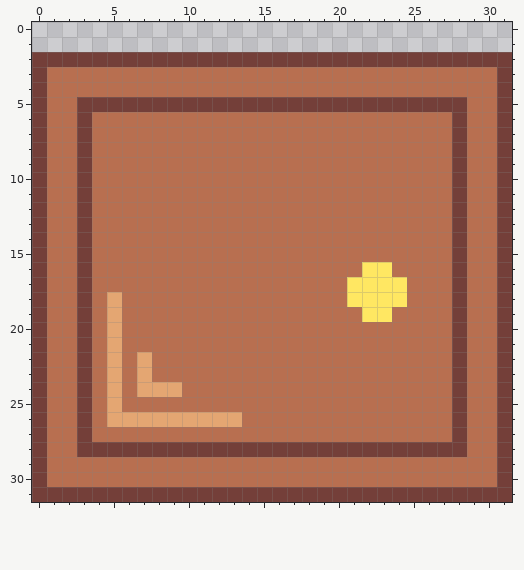
Two states of a pixel-art sprite, Assets/Sprites/Doors/doorHorOpRight1.png. The first picture shows the starting point.
The file is 32x32 pixels.
The result:
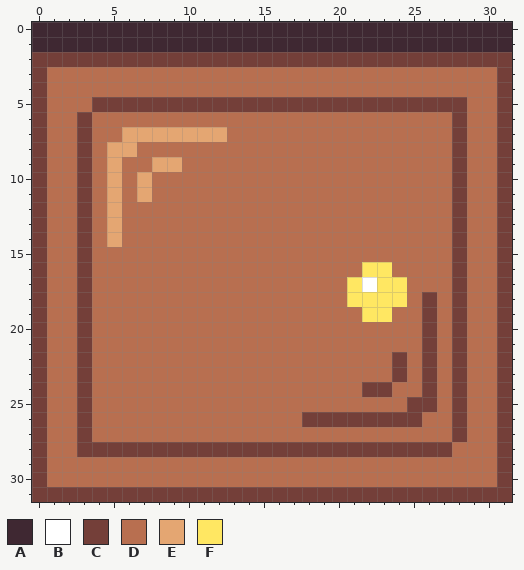
Palette (. is transparent): A #3f2832  B #ffffff  C #743f39  D #b86f50  E #e4a672  F #ffe762
Difference:
@@ x 0..31 @@
- 0 ................................
- 1 ................................
+ 0 AAAAAAAAAAAAAAAAAAAAAAAAAAAAAAAA
+ 1 AAAAAAAAAAAAAAAAAAAAAAAAAAAAAAAA
  2 CCCCCCCCCCCCCCCCCCCCCCCCCCCCCCCC
@@ x 0..31 @@
  4 CDDDDDDDDDDDDDDDDDDDDDDDDDDDDDDC
- 5 CDDCCCCCCCCCCCCCCCCCCCCCCCCCCDDC
+ 5 CDDDCCCCCCCCCCCCCCCCCCCCCCCCCDDC
  6 CDDCDDDDDDDDDDDDDDDDDDDDDDDDCDDC
- 7 CDDCDDDDDDDDDDDDDDDDDDDDDDDDCDDC
- 8 CDDCDDDDDDDDDDDDDDDDDDDDDDDDCDDC
- 9 CDDCDDDDDDDDDDDDDDDDDDDDDDDDCDDC
-10 CDDCDDDDDDDDDDDDDDDDDDDDDDDDCDDC
-11 CDDCDDDDDDDDDDDDDDDDDDDDDDDDCDDC
-12 CDDCDDDDDDDDDDDDDDDDDDDDDDDDCDDC
-13 CDDCDDDDDDDDDDDDDDDDDDDDDDDDCDDC
-14 CDDCDDDDDDDDDDDDDDDDDDDDDDDDCDDC
+ 7 CDDCDDEEEEEEEDDDDDDDDDDDDDDDCDDC
+ 8 CDDCDEEDDDDDDDDDDDDDDDDDDDDDCDDC
+ 9 CDDCDEDDEEDDDDDDDDDDDDDDDDDDCDDC
+10 CDDCDEDEDDDDDDDDDDDDDDDDDDDDCDDC
+11 CDDCDEDEDDDDDDDDDDDDDDDDDDDDCDDC
+12 CDDCDEDDDDDDDDDDDDDDDDDDDDDDCDDC
+13 CDDCDEDDDDDDDDDDDDDDDDDDDDDDCDDC
+14 CDDCDEDDDDDDDDDDDDDDDDDDDDDDCDDC
 15 CDDCDDDDDDDDDDDDDDDDDDDDDDDDCDDC
 16 CDDCDDDDDDDDDDDDDDDDDDFFDDDDCDDC
-17 CDDCDDDDDDDDDDDDDDDDDFFFFDDDCDDC
-18 CDDCDEDDDDDDDDDDDDDDDFFFFDDDCDDC
-19 CDDCDEDDDDDDDDDDDDDDDDFFDDDDCDDC
-20 CDDCDEDDDDDDDDDDDDDDDDDDDDDDCDDC
-21 CDDCDEDDDDDDDDDDDDDDDDDDDDDDCDDC
-22 CDDCDEDEDDDDDDDDDDDDDDDDDDDDCDDC
-23 CDDCDEDEDDDDDDDDDDDDDDDDDDDDCDDC
-24 CDDCDEDEEEDDDDDDDDDDDDDDDDDDCDDC
-25 CDDCDEDDDDDDDDDDDDDDDDDDDDDDCDDC
-26 CDDCDEEEEEEEEEDDDDDDDDDDDDDDCDDC
+17 CDDCDDDDDDDDDDDDDDDDDFBFFDDDCDDC
+18 CDDCDDDDDDDDDDDDDDDDDFFFFDCDCDDC
+19 CDDCDDDDDDDDDDDDDDDDDDFFDDCDCDDC
+20 CDDCDDDDDDDDDDDDDDDDDDDDDDCDCDDC
+21 CDDCDDDDDDDDDDDDDDDDDDDDDDCDCDDC
+22 CDDCDDDDDDDDDDDDDDDDDDDDCDCDCDDC
+23 CDDCDDDDDDDDDDDDDDDDDDDDCDCDCDDC
+24 CDDCDDDDDDDDDDDDDDDDDDCCDDCDCDDC
+25 CDDCDDDDDDDDDDDDDDDDDDDDDCCDCDDC
+26 CDDCDDDDDDDDDDDDDDCCCCCCCCDDCDDC
 27 CDDCDDDDDDDDDDDDDDDDDDDDDDDDCDDC
-28 CDDCCCCCCCCCCCCCCCCCCCCCCCCCCDDC
+28 CDDCCCCCCCCCCCCCCCCCCCCCCCCCDDDC
 29 CDDDDDDDDDDDDDDDDDDDDDDDDDDDDDDC
